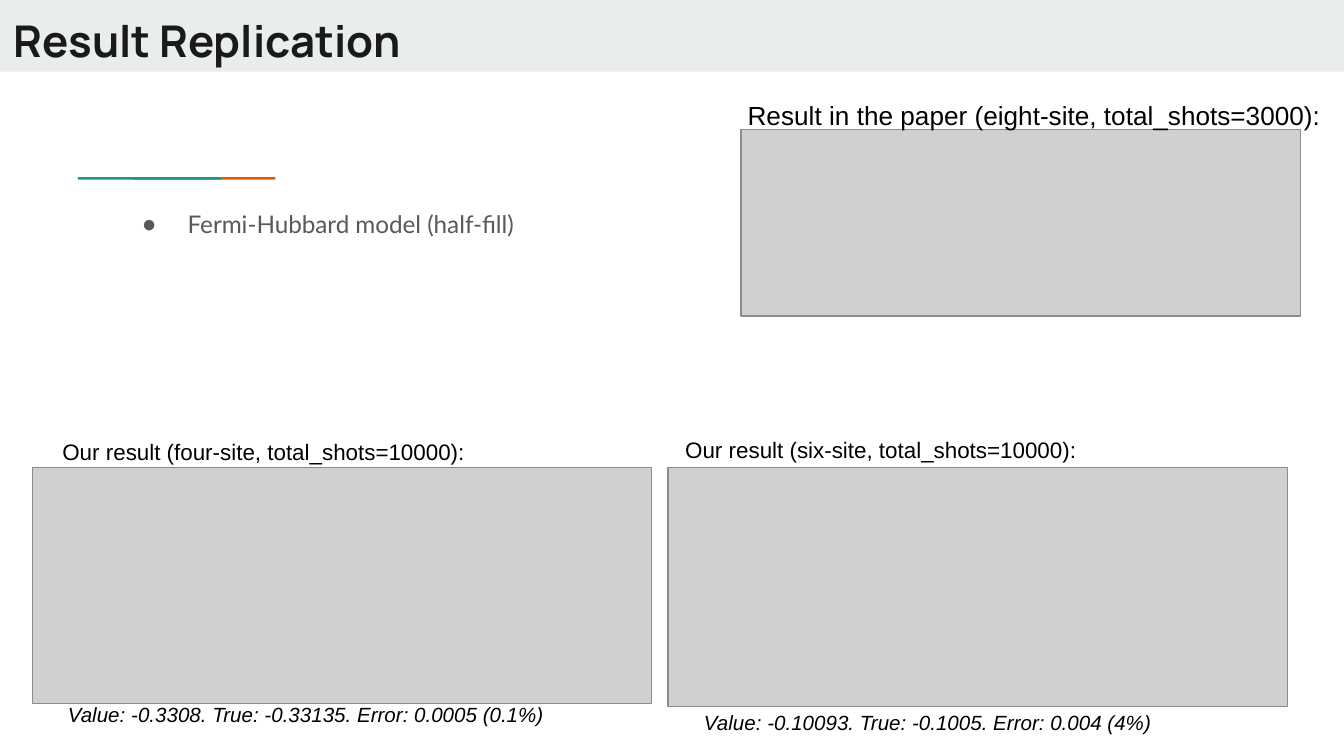
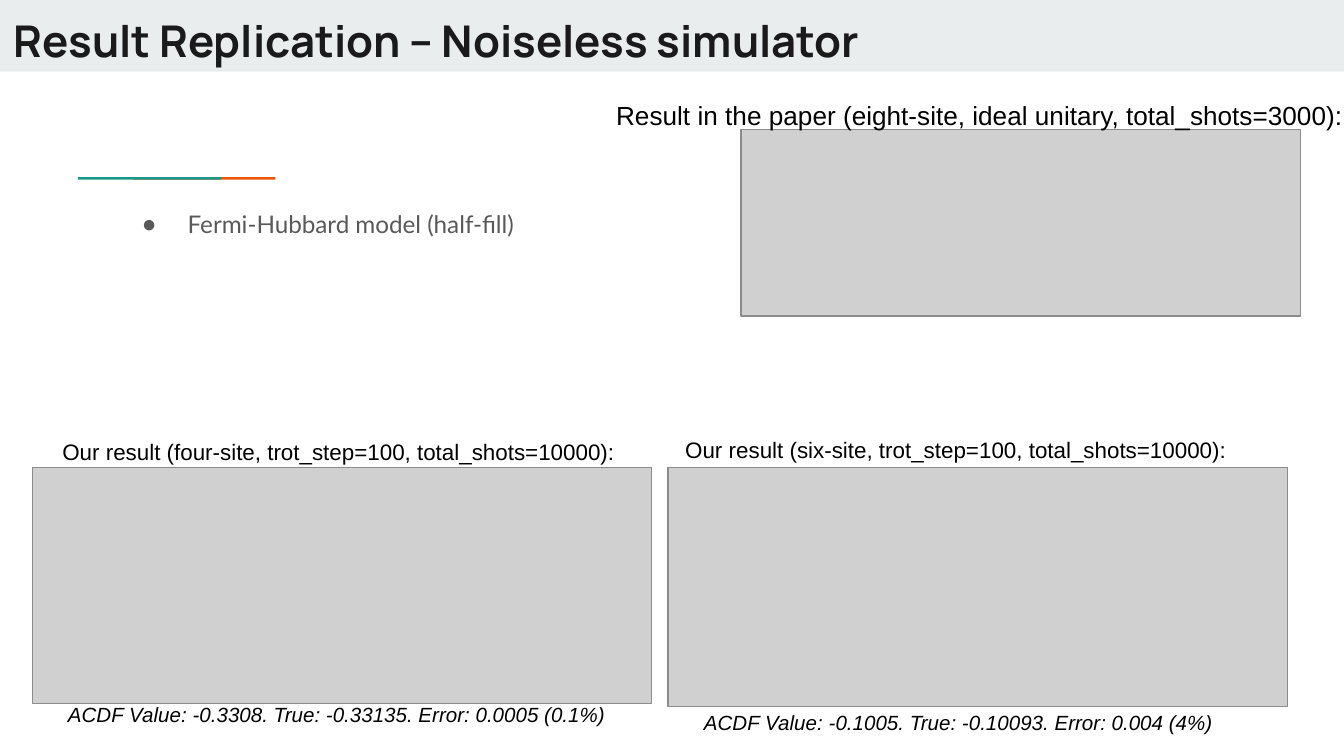
Before and after one commit to Dran-Z/QHack2023-SunnyDelft, a slide deck: slide 5 of QHack-SunnyDelft.pptx. Drawn at 1344x756 pixels with LibreOffice and Linux fonts; fonts in the diff are those of the drawing; grey boxes stand for pictures. Boxes give left, top, right and bottom in pixels: in the first picture for what was removed or moved away, otherwise in the second. Text is boxed around its words. In the diff, an @@ line names an element or a change of style, - is before the commit and + after.

```diff
--- a/QHack-SunnyDelft.pptx
+++ b/QHack-SunnyDelft.pptx
@@ title at [13, 25, 859, 68]: text changed @@
-Result Replication
+Result Replication – Noiseless simulator
@@ text at [616, 106, 1342, 131]: text changed @@
-Result in the paper (eight-site, total_shots=3000):
+Result in the paper (eight-site, ideal unitary, total_shots=3000):
@@ text at [62, 443, 614, 465]: text changed @@
-Our result (four-site, total_shots=10000):
+Our result (four-site, trot_step=100, total_shots=10000):
@@ text at [685, 441, 1226, 463]: text changed @@
-Our result (six-site, total_shots=10000):
+Our result (six-site, trot_step=100, total_shots=10000):
@@ text at [68, 707, 605, 727]: text changed @@
-Value: -0.3308. True: -0.33135. Error: 0.0005 (0.1%)
+ACDF Value: -0.3308. True: -0.33135. Error: 0.0005 (0.1%)
@@ text at [704, 715, 1212, 735]: text changed @@
-Value: -0.10093. True: -0.1005. Error: 0.004 (4%)
+ACDF Value: -0.1005. True: -0.10093. Error: 0.004 (4%)
```
Also in this commit, not shown: 4 other slides changed, 5 slides added, 3 slides removed, 7 other files.
